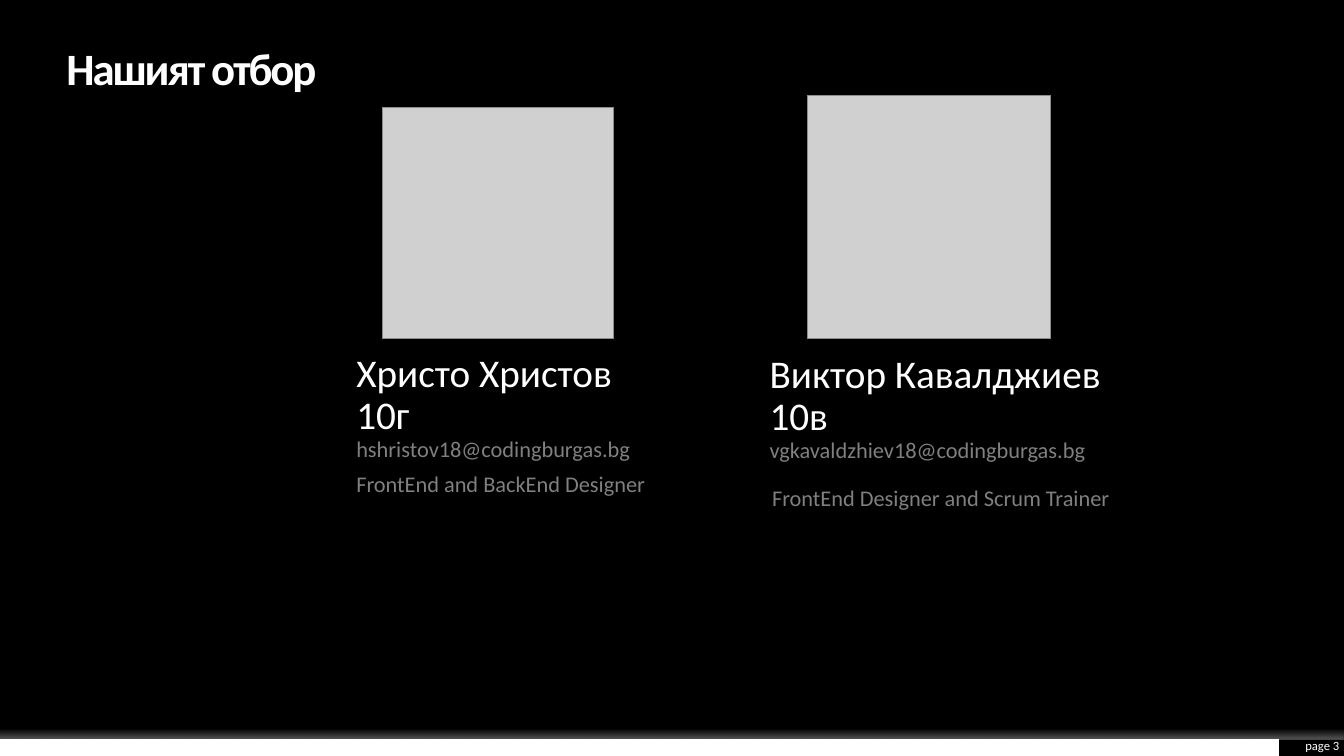
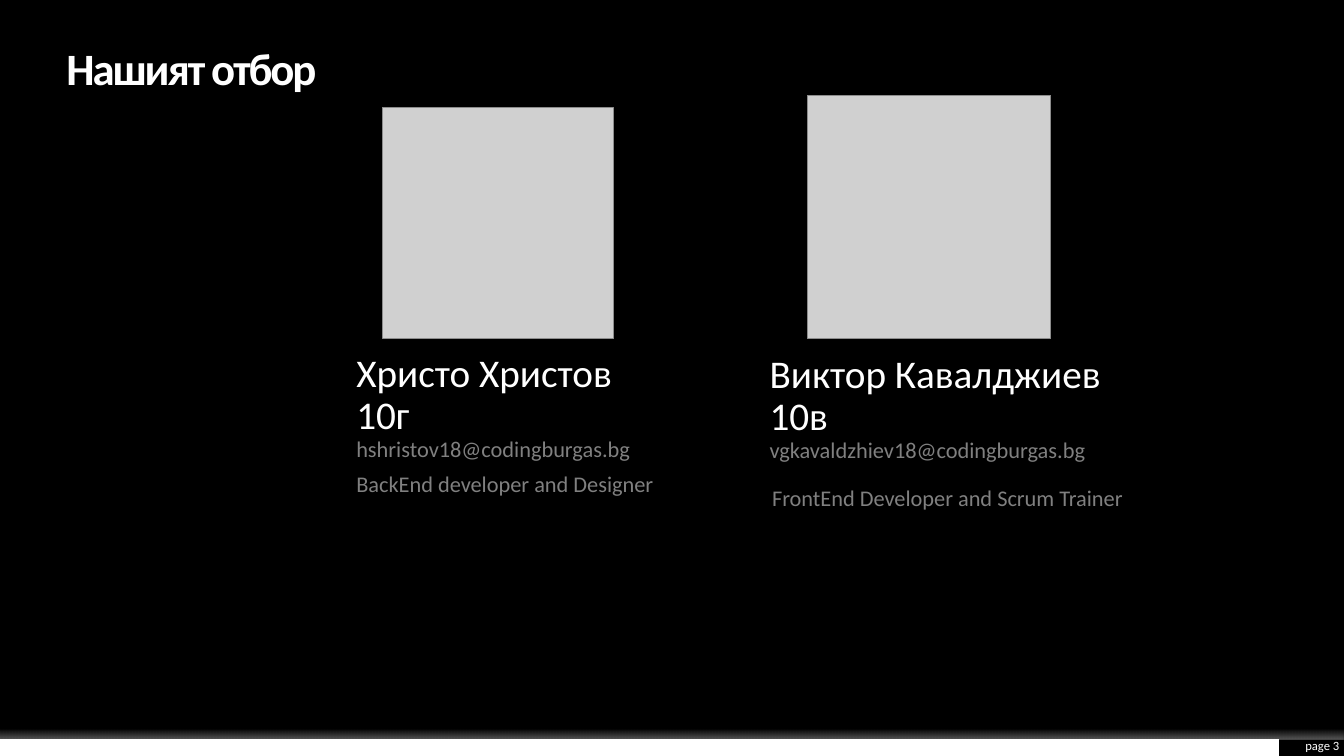
Before and after one commit to vgkavaldzhiev18/TeamAmigos, a slide deck: slide 3 of Team Amigos pptx.pptx. Drawn at 1344x756 pixels with LibreOffice and Linux fonts; fonts in the diff are those of the drawing; grey boxes stand for pictures; background and template pictures are left out. Boxes give left, top, right and bottom in pixels: in the first picture for what was removed or moved away, otherwise in the second. Text is boxed around its words. In the diff, an @@ line names an element or a change of style, - is before the commit and + after.

Commit message:
Update presentation

```diff
--- a/Team Amigos pptx.pptx
+++ b/Team Amigos pptx.pptx
@@ text at bbox=[356, 476, 653, 496]: text changed @@
-FrontEnd and BackEnd Designer
+BackEnd developer and Designer
@@ text at bbox=[772, 490, 1122, 510]: text changed @@
-FrontEnd Designer and Scrum Trainer
+FrontEnd Developer and Scrum Trainer
```
